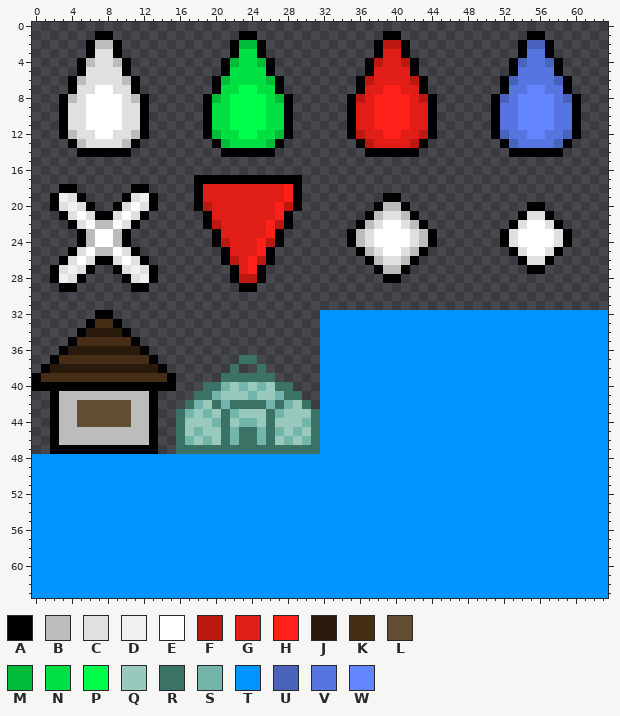
File history of a pixel-art sprite, assets/minecraft/textures/map/map_icons.png. Above is the file before it was changed.
The file is 64x64 pixels.
Palette (. is transparent): A #000000  B #bcbcbc  C #e0e0e0  D #f0f0f0  E #ffffff  F #bc1812  G #e01d16  H #ff2119  J #291a0c  K #462d15  L #634d32  M #00bc38  N #00e043  P #00ff4c  Q #98c9bc  R #3a7265  S #73b5aa  T #0094ff  U #4962bc  V #5775e0  W #6385ff
Pixels before (only the part around the change), first column x 0:
30 ..........................
31 ..........................
32 .......AA.................
33 ......AKKA................
34 .....AJJJJA...............
35 ....AKKKKKKA..............
36 ...AJJJJJJJJA.............
37 ..AKKKKKKKKKKA.........RR.
38 .AJJJJJJJJJJJJA.......R..R
39 AKKKKKKKKKKKKKKA.....RRRRR
40 AAAAAAAAAAAAAAAA...RRSQSQS
41 ..ABBBBBBBBBBA....RRSQQQSQ
42 ..ABBLLLLLLBBA...RSQRSRRRR
43 ..ABBLLLLLLBBA..RSQSQRSQQQ
44 ..ABBLLLLLLBBA..RQQQSRQSSQ
45 ..ABBBBBBBBBBA..RQSQQRSRRS
46 ..ABBBBBBBBBBA..RSQSQRSRRS
47 ..AAAAAAAAAAAA..RRRRRRRRRR
48 TTTTTTTTTTTTTTTTTTTTTTTTTT
49 TTTTTTTTTTTTTTTTTTTTTTTTTT
50 TTTTTTTTTTTTTTTTTTTTTTTTTT
51 TTTTTTTTTTTTTTTTTTTTTTTTTT
52 TTTTTTTTTTTTTTTTTTTTTTTTTT
53 TTTTTTTTTTTTTTTTTTTTTTTTTT
54 TTTTTTTTTTTTTTTTTTTTTTTTTT
55 TTTTTTTTTTTTTTTTTTTTTTTTTT
56 TTTTTTTTTTTTTTTTTTTTTTTTTT
The result:
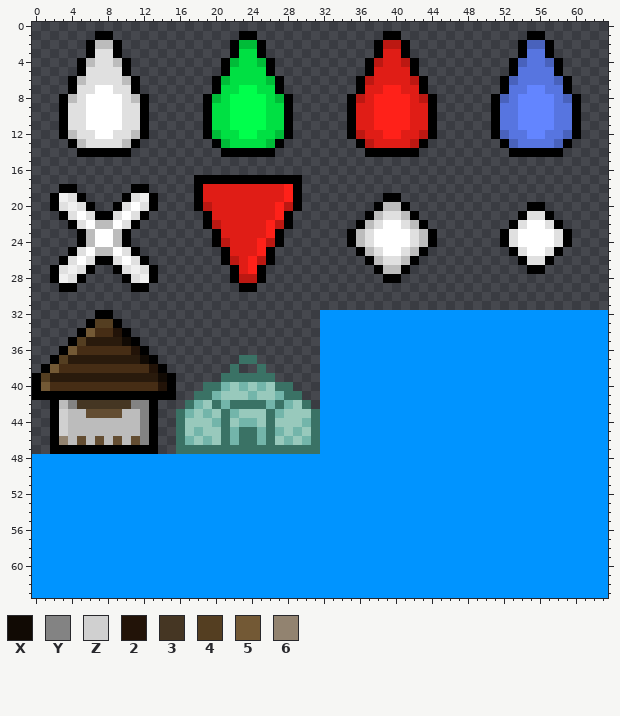
Colours new in this view: X #110a04  Y #838383  Z #d0d0d0  2 #221308  3 #453623  4 #543e21  5 #735935  6 #928370
Edits made:
y 33: x 7..8 KK -> 44
y 34: x 6..9 JJJJ -> 5KK2
y 35: x 5..10 KKKKKK -> 4JJJJX
y 36: x 4..11 JJJJJJJJ -> 5KKKKKK2
y 37: x 3..12 KKKKKKKKKK -> 4JJJJJJJJX
y 38: x 2..13 JJJJJJJJJJJJ -> 5KKKKKKKKKK2
y 39: x 1..14 KKKKKKKKKKKKKK -> 4JJJJJJJJJJJJX
y 40: x 1..14 AAAAAAAAAAAAAA -> 5KKKKKKKKKKKK2
y 41: x 0..1 .. -> AA; x 3..12 BBBBBBBBBB -> AAAAAAAAAA; x 14..15 .. -> AA
y 42: x 4..12 BLLLLLLBB -> Y333333YY
y 43: x 3 B -> Z; x 5 L -> B; x 10 L -> B; x 12 B -> Y
y 44: x 3 B -> Z; x 5..10 LLLLLL -> BBBBBB; x 12 B -> Y
y 45: x 3 B -> Z; x 12 B -> Y
y 46: x 3 B -> 6; x 5 B -> L; x 7 B -> L; x 9 B -> L; x 11..12 BB -> LY
Pixel boxes of the changes (left, top, right, bottom) in both pictures:
changed: (32, 319, 176, 445)
